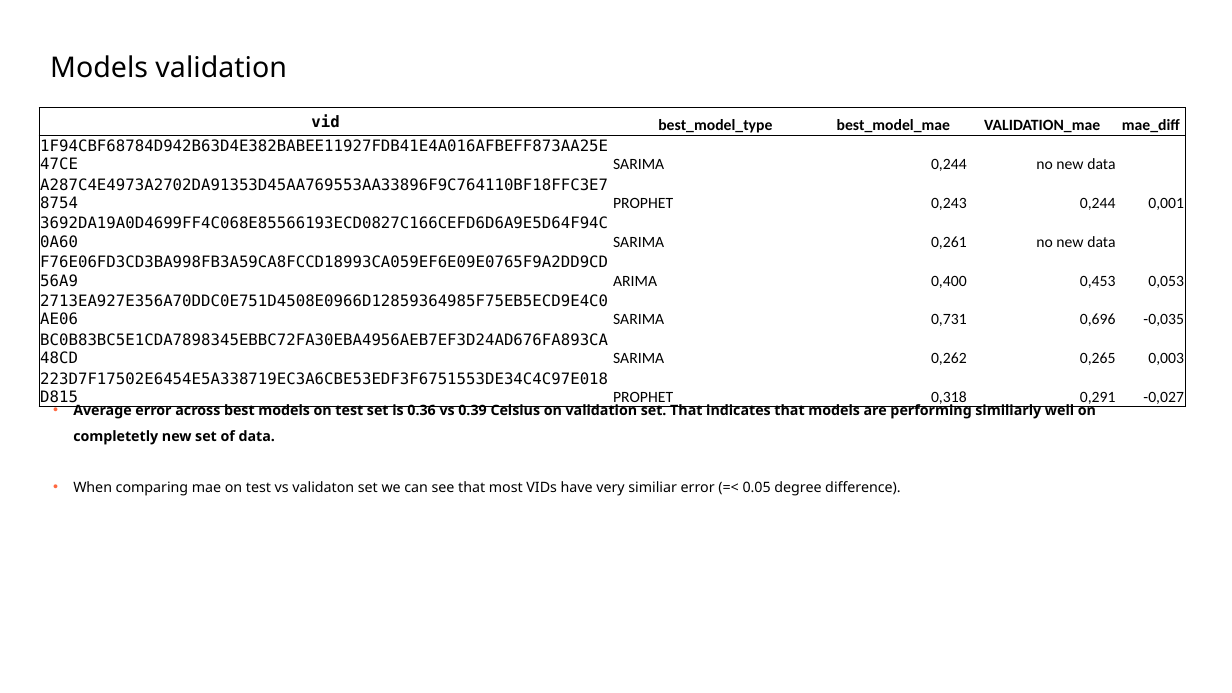
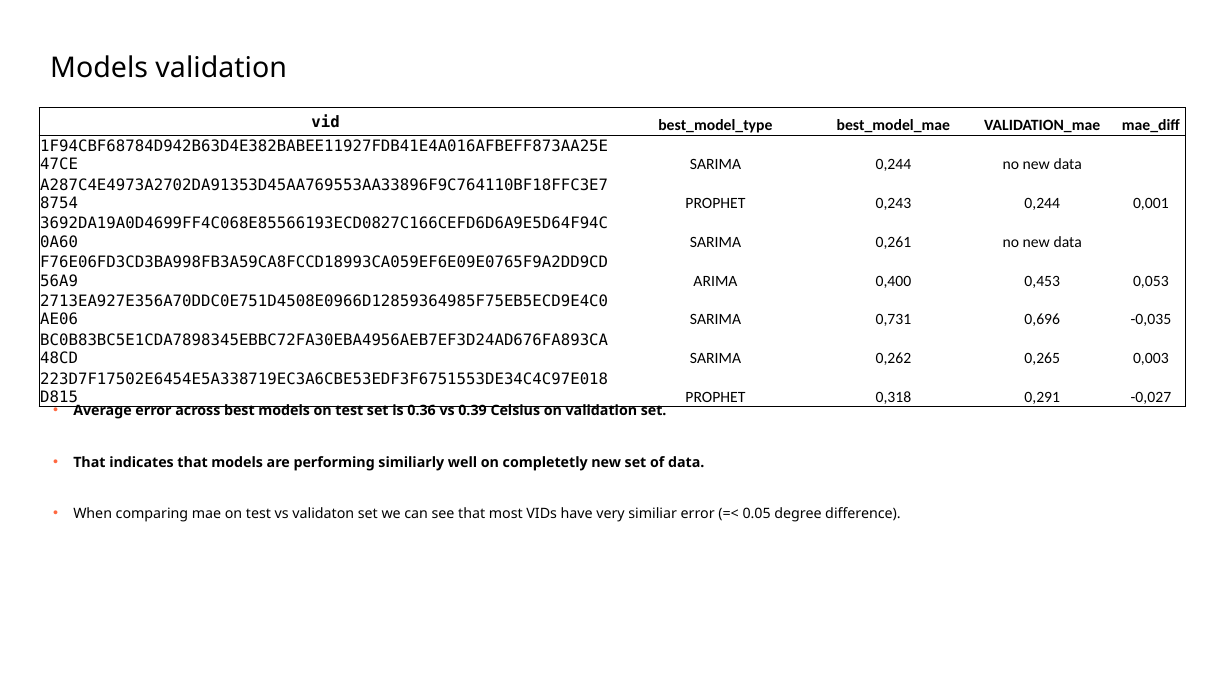
Before and after one commit to mnowicki94/udacity_clean_code_task, a slide deck: slide 19 of cdp.pptx (slide 21 before the commit). Drawn at 1232x693 pixels with LibreOffice and Linux fonts; fonts in the diff are those of the drawing; background and template pictures are left out. Boxes give left, top, right and bottom in pixels: in the first picture for what was removed or moved away, otherwise in the second. Text is boxed around its words. In the diff, an @@ line names an element or a change of style, - is before the commit and + after.

```diff
--- a/cdp.pptx
+++ b/cdp.pptx
@@ table at [39,108,1186,408] @@
@@ alignment left to centre @@
@@ alignment right to centre @@
@@ text at [73,401,704,471]: text changed @@
-• Average error across best models on test set is 0.36 vs 0.39 Celsius on validation set. That indicates that models are performing similiarly well on completetly new set of data.
+• Average error across best models on test set is 0.36 vs 0.39 Celsius on validation set.
+• That indicates that models are performing similiarly well on completetly new set of data.
```
Also in this commit, not shown: 13 other slides changed, 1 slide added.
